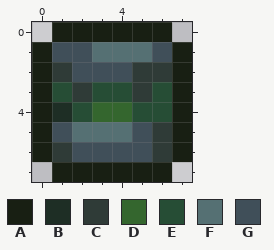
Two states of a pixel-art sprite, Content/Tiles/Catacomb/CatacombBrick1Item.png. Above: the version before the commit.
The file is 16x16 pixels, drawn in blocks of 2x2; one block is one cell here.
Palette (. is transparent): A #181f13  B #1e2e25  C #2f3b37  D #34662e  E #264d35  F #557073  G #404f59
The same view after the edit:
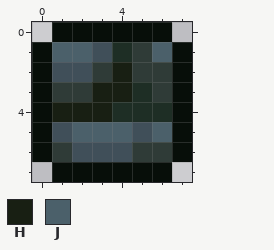
Colours new in this view: H #181f13  J #4b606a
Author's note on the commit: Catacomb block dust fixes
Change:
Colour A changes from #181f13 to #070e09.
Colour C becomes colour B in row 3 at x 5.
Colour D becomes colour B in row 4 at x 4.
Colour E becomes colour B in row 4 at x 5 to 6.
Colour F becomes colour B in row 1 at x 4.
Colour E becomes colour C in row 3 at x 1 and 6.
Colour F becomes colour C in row 1 at x 5.
Colour G becomes colour C in row 2 at x 3; in row 6 at x 5.
Colour C becomes colour G in row 2 at x 1.
Colour F becomes colour G in row 1 at x 3.
Colour B becomes colour H in row 4 at x 1.
Colour D becomes colour H in row 4 at x 3.
Colour E becomes colour H in row 3 at x 3 to 4; in row 4 at x 2.
Colour G becomes colour H in row 2 at x 4.
Colour C becomes colour J in row 5 at x 6.
Colour F becomes colour J in row 5 at x 2 to 4.
Colour G becomes colour J in row 1 at x 1 to 2 and 6.
Pixel boxes of the changes (left, top, right, bottom) in both pictures:
changed: (32, 22, 192, 182)
